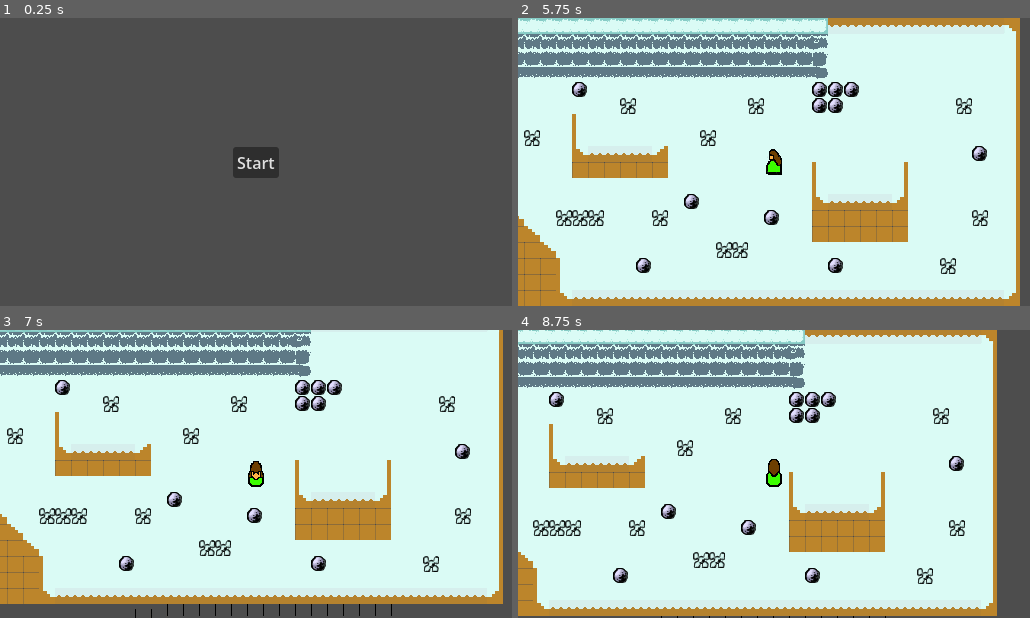
Above: before the commit, frames 1-4 (two rows, left to right).
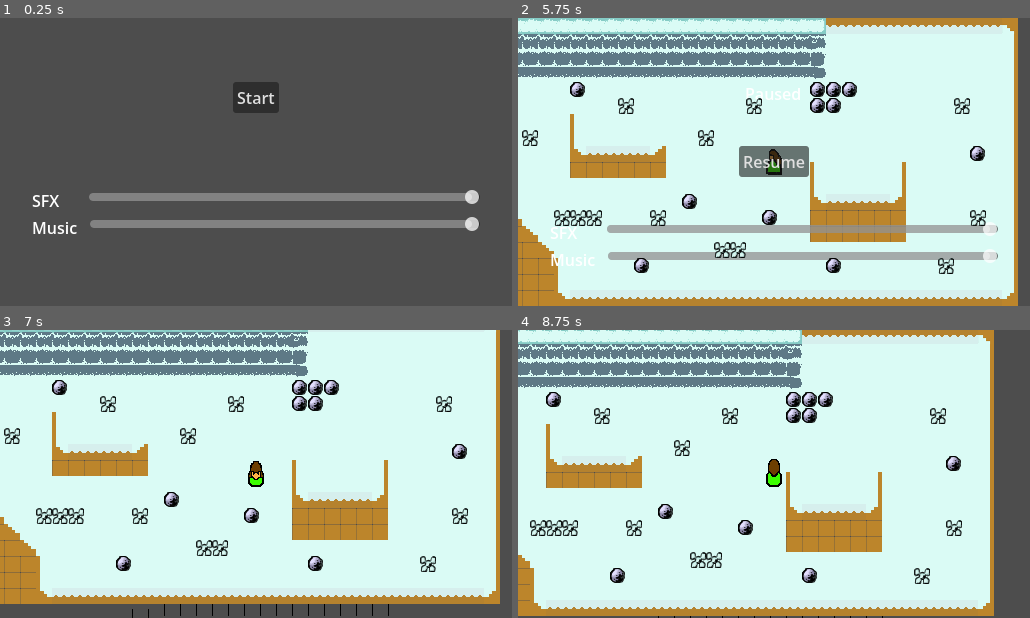
Above: after the commit, the same moments.

Repository: kasperab/loki
Game: Godot game, scene res://scenes/menu.tscn
Two runs of this game, one before a commit and one after it. Both use one fixed random seed, a clock stepped at 60 frames per second and the inputs below.
Inputs (mouse positions are in pixels of both pictures, inside the frame that each line leads up to):
- Up to frame 1 (0.25 s): no input
- Up to frame 2 (5.75 s): click "Start" at 0.5 s; tap Enter at 1.25 s; hold Right (right) 1.28-2.03 s; tap C (copy_mask) every 0.75 s from 1.35 to 5.1 s; hold Down (down) 2.03-2.78 s; hold Right (right) 2.78-3.53 s; hold Up (up) 3.53-4.28 s; hold Left (left) from 4.28 s (still down); tap X (mask_menu) at 4.9 s; tap Escape (pause, bound only after the commit) at 5.65 s
- Up to frame 3 (7 s): release Left (left) at 5.75 s; click (256, 474) at 5.75 s, where only the run after the commit has a clickable "Resume"; tap Space at 6.5 s; hold Down (down) from 6.53 s (still down); tap C (copy_mask) at 6.6 s
- Up to frame 4 (8.75 s): release Down (down) at 7.28 s; hold Right (right) 7.28-8.03 s; tap C (copy_mask) at 7.35, 8.1 s; hold Up (up) from 8.03 s (still down)

The runs differ from the first frame. In frame 1, 6.4% of the frame differs, in the area x 6-94%, y 22-75%; in frame 2, 13%, in the area x 0-99%, y 0-100%; in frame 3, 8.4%; in frame 4, 8.2%.

Commit message:
Added volume settings and pause menu

Diff:
--- a/project.godot
+++ b/project.godot
@@ -77,6 +77,11 @@
 "events": [Object(InputEventKey,"resource_local_to_scene":false,"resource_name":"","device":-1,"window_id":0,"alt_press …(191 unchanged characters)…
 ]
 }
+pause={
+"deadzone": 0.2,
+"events": [Object(InputEventKey,"resource_local_to_scene":false,"resource_name":"","device":-1,"window_id":0,"alt_pressed":false,"shift_pressed":false,"ctrl_pressed":false,"meta_pressed":false,"pressed":false,"keycode":0,"physical_keycode":4194305,"key_label":0,"unicode":0,"location":0,"echo":false,"script":null)
+]
+}
 
 [physics]
 
--- a/scenes/menu.tscn
+++ b/scenes/menu.tscn
@@ -1,6 +1,7 @@
 [gd_scene format=3 uid="uid://c160jyiuk5eea"]
 
 [ext_resource type="Script" uid="uid://c037afn28yb7u" path="res://scripts/menu.gd" id="1_yqeox"]
+[ext_resource type="PackedScene" uid="uid://ckeqfs4ao5qvd" path="res://scenes/settings.tscn" id="2_vjb58"]
 
 [node name="Menu" type="Control" unique_id=1751374174]
 layout_mode = 3
@@ -19,11 +20,14 @@
 anchor_right = 0.5
 anchor_bottom = 0.5
 offset_left = -23.0
-offset_top = -15.5
+offset_top = -80.0
 offset_right = 23.0
-offset_bottom = 15.5
+offset_bottom = -49.0
 grow_horizontal = 2
 grow_vertical = 2
 text = "Start"
 
+[node name="Settings" parent="." unique_id=119162812 instance=ExtResource("2_vjb58")]
+layout_mode = 1
+
 [connection signal="pressed" from="Start" to="." method="_on_start_pressed"]
--- a/scenes/player.tscn
+++ b/scenes/player.tscn
@@ -5,6 +5,8 @@
 [ext_resource type="Script" uid="uid://b7a1va7x6kykq" path="res://scripts/mask_menu.gd" id="3_qhqgy"]
 [ext_resource type="AudioStream" uid="uid://b36dkxvxvrraj" path="res://audio/music/LOKE Loop.mp3" id="4_dqkch"]
 [ext_resource type="AudioStream" uid="uid://deej35agcvj2k" path="res://audio/music/HORSE Loop.mp3" id="5_qlg0r"]
+[ext_resource type="Script" uid="uid://c1gojr47gwi8p" path="res://scripts/pause.gd" id="6_fjrip"]
+[ext_resource type="PackedScene" uid="uid://ckeqfs4ao5qvd" path="res://scenes/settings.tscn" id="6_tuyoq"]
 
 [sub_resource type="RectangleShape2D" id="RectangleShape2D_u8vuu"]
 size = Vector2(16, 26)
@@ -81,7 +83,56 @@
 autoplay = true
 bus = &"Music"
 
+[node name="Pause" type="Control" parent="." unique_id=1646923132]
+process_mode = 2
+visible = false
+layout_mode = 3
+anchors_preset = 8
+anchor_left = 0.5
+anchor_top = 0.5
+anchor_right = 0.5
+anchor_bottom = 0.5
+offset_left = -256.0
+offset_top = -144.0
+offset_right = 256.0
+offset_bottom = 144.0
+grow_horizontal = 2
+grow_vertical = 2
+script = ExtResource("6_fjrip")
+
+[node name="Label" type="Label" parent="Pause" unique_id=2023786686]
+layout_mode = 1
+anchors_preset = 5
+anchor_left = 0.5
+anchor_right = 0.5
+offset_left = -35.0
+offset_top = 64.0
+offset_right = 35.0
+offset_bottom = 87.0
+grow_horizontal = 2
+text = "Paused"
+horizontal_alignment = 1
+vertical_alignment = 1
+
+[node name="Resume" type="Button" parent="Pause" unique_id=787240734]
+layout_mode = 1
+anchors_preset = 5
+anchor_left = 0.5
+anchor_right = 0.5
+offset_left = -35.0
+offset_top = 128.0
+offset_right = 35.0
+offset_bottom = 159.0
+grow_horizontal = 2
+text = "Resume"
+
+[node name="Settings" parent="Pause" unique_id=119162812 instance=ExtResource("6_tuyoq")]
+layout_mode = 1
+offset_top = 32.0
+offset_bottom = 32.0
+
 [connection signal="pressed" from="MaskMenu/GridContainer/Humanoid" to="MaskMenu" method="_on_humanoid_pressed"]
 [connection signal="pressed" from="MaskMenu/GridContainer/Horse" to="MaskMenu" method="_on_horse_pressed"]
 [connection signal="pressed" from="MaskMenu/GridContainer/Bird" to="MaskMenu" method="_on_bird_pressed"]
 [connection signal="pressed" from="MaskMenu/GridContainer/Jotun" to="MaskMenu" method="_on_jotun_pressed"]
+[connection signal="pressed" from="Pause/Resume" to="Pause" method="_on_resume_pressed"]
--- /dev/null
+++ b/scenes/settings.tscn
@@ -0,0 +1,61 @@
+[gd_scene format=3 uid="uid://ckeqfs4ao5qvd"]
+
+[ext_resource type="Script" uid="uid://cb2hisqvr4ogc" path="res://scripts/settings.gd" id="1_5p8wc"]
+
+[node name="Settings" type="Control" unique_id=119162812]
+layout_mode = 3
+anchors_preset = 15
+anchor_right = 1.0
+anchor_bottom = 1.0
+grow_horizontal = 2
+grow_vertical = 2
+mouse_filter = 2
+script = ExtResource("1_5p8wc")
+
+[node name="VBoxContainer" type="VBoxContainer" parent="." unique_id=211935950]
+layout_mode = 1
+anchors_preset = 12
+anchor_top = 1.0
+anchor_right = 1.0
+anchor_bottom = 1.0
+offset_left = 32.0
+offset_top = -117.0
+offset_right = -32.0
+offset_bottom = -32.0
+grow_horizontal = 2
+grow_vertical = 0
+
+[node name="Fullscreen" type="CheckButton" parent="VBoxContainer" unique_id=334423762]
+visible = false
+layout_mode = 2
+text = "Fullscreen"
+
+[node name="SFX" type="HBoxContainer" parent="VBoxContainer" unique_id=848019249]
+layout_mode = 2
+
+[node name="Label" type="Label" parent="VBoxContainer/SFX" unique_id=1026992024]
+layout_mode = 2
+text = "SFX      "
+
+[node name="SFXSlider" type="HSlider" parent="VBoxContainer/SFX" unique_id=1774524420]
+layout_mode = 2
+size_flags_horizontal = 3
+max_value = 1.0
+step = 0.05
+
+[node name="Music" type="HBoxContainer" parent="VBoxContainer" unique_id=450870476]
+layout_mode = 2
+
+[node name="Label" type="Label" parent="VBoxContainer/Music" unique_id=1817900849]
+layout_mode = 2
+text = "Music  "
+
+[node name="MusicSlider" type="HSlider" parent="VBoxContainer/Music" unique_id=1091532066]
+layout_mode = 2
+size_flags_horizontal = 3
+max_value = 1.0
+step = 0.05
+
+[connection signal="toggled" from="VBoxContainer/Fullscreen" to="." method="_on_fullscreen_toggled"]
+[connection signal="value_changed" from="VBoxContainer/SFX/SFXSlider" to="." method="_on_sfx_slider_value_changed"]
+[connection signal="value_changed" from="VBoxContainer/Music/MusicSlider" to="." method="_on_music_slider_value_changed"]
--- a/scripts/mask_menu.gd
+++ b/scripts/mask_menu.gd
@@ -4,6 +4,7 @@
 @onready var sprite = $"../AnimatedSprite2D"
 @onready var loki_music = $"../LokiMusic"
 @onready var horse_music = $"../HorseMusic"
+@onready var pause = $"../Pause"
 
 func _ready() -> void:
 	$GridContainer/Horse.disabled = !global.has_horse
@@ -36,3 +37,8 @@
 func close() -> void:
 	hide()
 	get_tree().paused = false
+
+func _process(_delta: float) -> void:
+	if Input.is_action_just_pressed("pause"):
+		hide()
+		pause.show()
--- /dev/null
+++ b/scripts/pause.gd
@@ -0,0 +1,10 @@
+extends Control
+
+#func _process(_delta: float) -> void:
+	#if Input.is_action_just_pressed("pause"):
+		#hide()
+		#get_tree().paused = false
+
+func _on_resume_pressed() -> void:
+	hide()
+	get_tree().paused = false
--- a/scripts/player.gd
+++ b/scripts/player.gd
@@ -6,8 +6,12 @@
 @onready var mask_menu = $MaskMenu
 @onready var first_mask = $MaskMenu/GridContainer/Humanoid
 var form = "human"
+@onready var pause = $Pause
 
 func _process(_delta: float) -> void:
+	if Input.is_action_just_pressed("pause"):
+		pause.show()
+		get_tree().paused = true
 	if Input.is_action_just_pressed("mask_menu"):
 		mask_menu.show()
 		first_mask.grab_focus()
--- /dev/null
+++ b/scripts/settings.gd
@@ -0,0 +1,21 @@
+extends Control
+
+@onready var sfx_bus = AudioServer.get_bus_index("SFX")
+@onready var music_bus = AudioServer.get_bus_index("Music")
+
+func _ready() -> void:
+	$VBoxContainer/Fullscreen.toggle_mode = DisplayServer.window_get_mode() == DisplayServer.WINDOW_MODE_FULLSCREEN
+	$VBoxContainer/SFX/SFXSlider.value = AudioServer.get_bus_volume_linear(sfx_bus)
+	$VBoxContainer/Music/MusicSlider.value = AudioServer.get_bus_volume_linear(music_bus)
+
+func _on_fullscreen_toggled(toggled_on: bool) -> void:
+	if toggled_on:
+		DisplayServer.window_set_mode(DisplayServer.WINDOW_MODE_FULLSCREEN)
+	else:
+		DisplayServer.window_set_mode(DisplayServer.WINDOW_MODE_WINDOWED)
+
+func _on_sfx_slider_value_changed(value: float) -> void:
+	AudioServer.set_bus_volume_linear(sfx_bus, value)
+
+func _on_music_slider_value_changed(value: float) -> void:
+	AudioServer.set_bus_volume_linear(music_bus, value)
Not shown, added: scripts/pause.gd.uid
Not shown, added: scripts/settings.gd.uid
